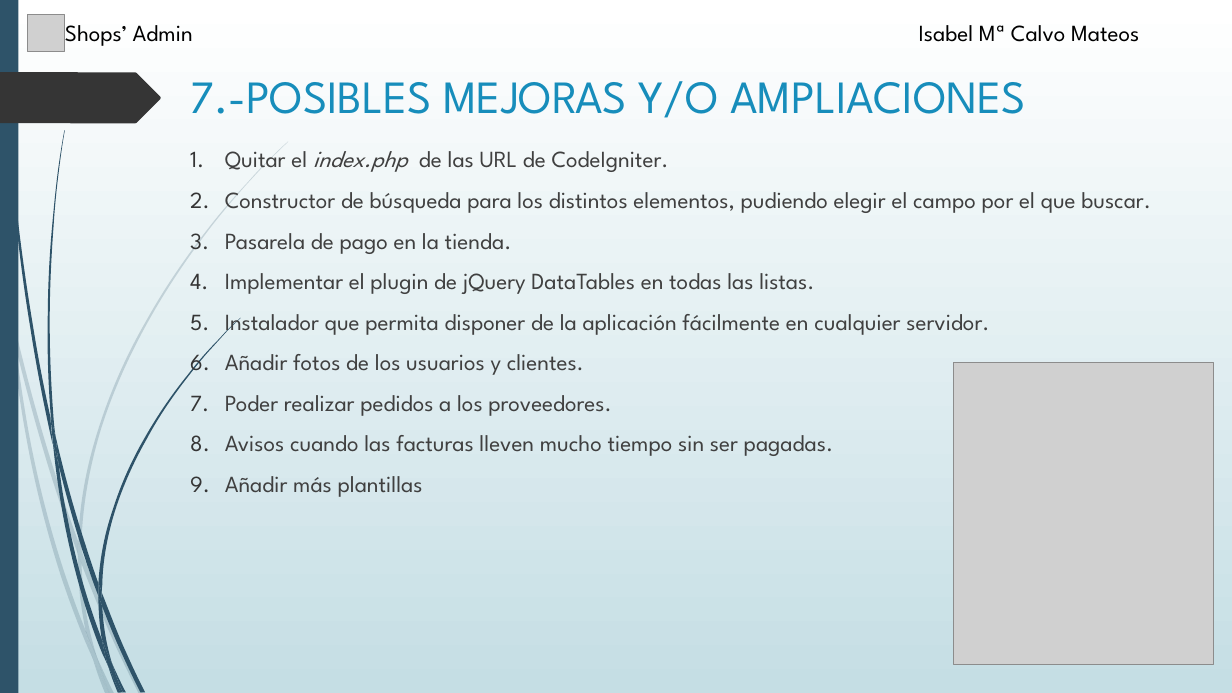
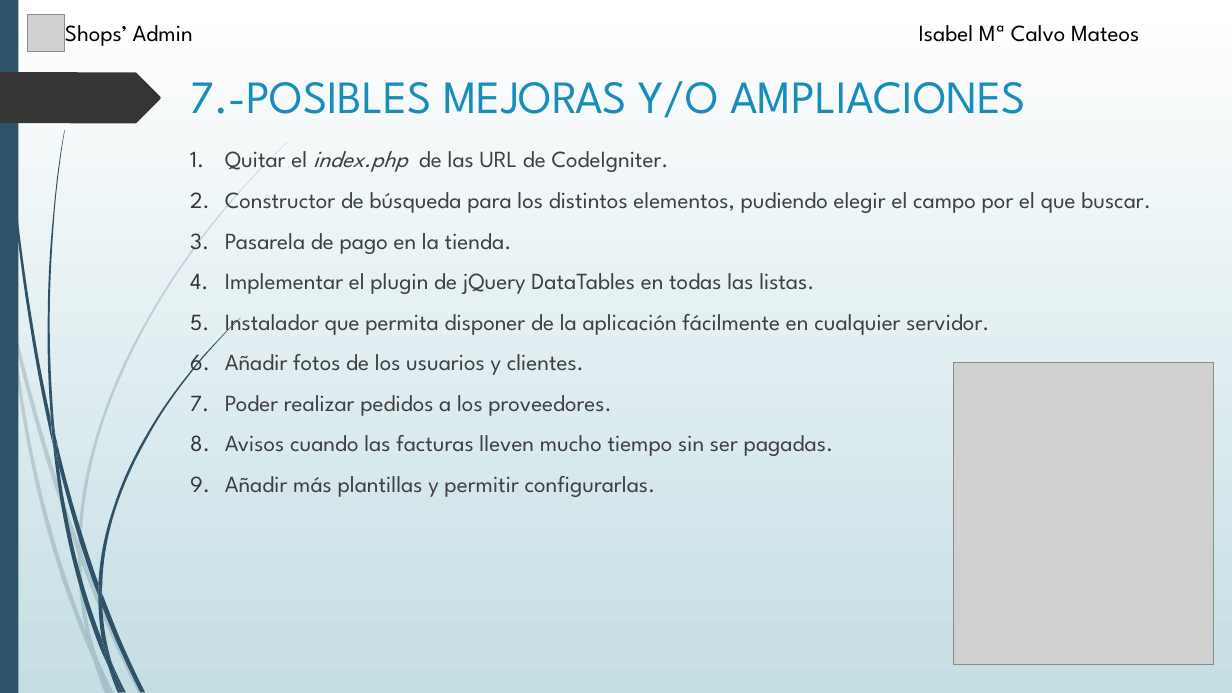
Before and after one commit to isacm94/Proyecto, a slide deck: slide 21 of Alumno/Defensa-Proyecto/Presentación.pptx. Drawn at 1232x693 pixels with LibreOffice and Linux fonts; fonts in the diff are those of the drawing; grey boxes stand for pictures. Boxes give left, top, right and bottom in pixels: in the first picture for what was removed or moved away, otherwise in the second. Text is boxed around its words. In the diff, an @@ line names an element or a change of style, - is before the commit and + after.

```diff
--- a/Alumno/Defensa-Proyecto/Presentación.pptx
+++ b/Alumno/Defensa-Proyecto/Presentación.pptx
@@ text at (x1=225, y1=476, x2=656, y2=497): text changed @@
-9. Añadir más plantillas
+9. Añadir más plantillas y permitir configurarlas.
```
Also in this commit, not shown: 7 other slides changed, 11 other files.
